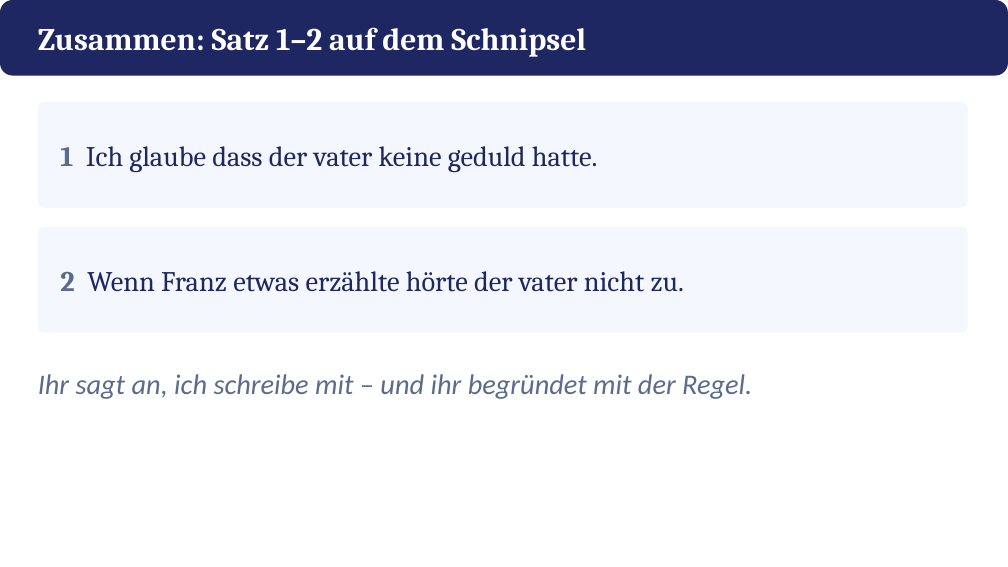
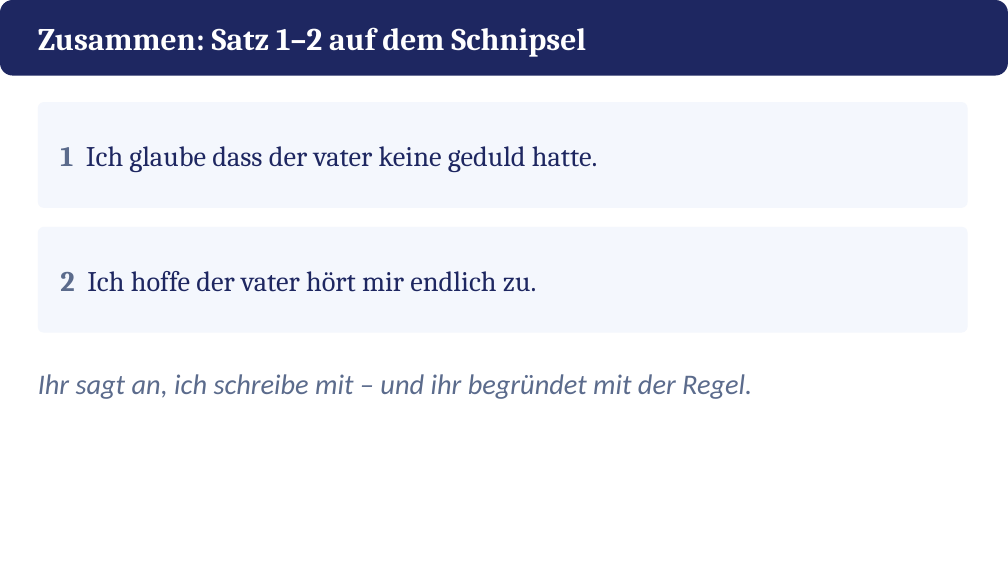
Before and after one commit to golzkonstantin-gif/Schule, a slide deck: slide 9 of Deutsch_11/Kafka_Appell/Praesentation_Kafkas_Appell.pptx (slide 6 before the commit). Drawn at 1008x567 pixels with LibreOffice and Linux fonts; fonts in the diff are those of the drawing. Boxes give left, top, right and bottom in pixels: in the first picture for what was removed or moved away, otherwise in the second. Text is boxed around its words. In the diff, an @@ line names an element or a change of style, - is before the commit and + after.

```diff
--- a/Deutsch_11/Kafka_Appell/Praesentation_Kafkas_Appell.pptx
+++ b/Deutsch_11/Kafka_Appell/Praesentation_Kafkas_Appell.pptx
@@ text at bbox=[60, 271, 536, 292]: text changed @@
-2 Wenn Franz etwas erzählte hörte der vater nicht zu.
+2 Ich hoffe der vater hört mir endlich zu.
```
Also in this commit, not shown: 5 other slides changed, 6 slides added, 1 slide removed, 15 other files.
